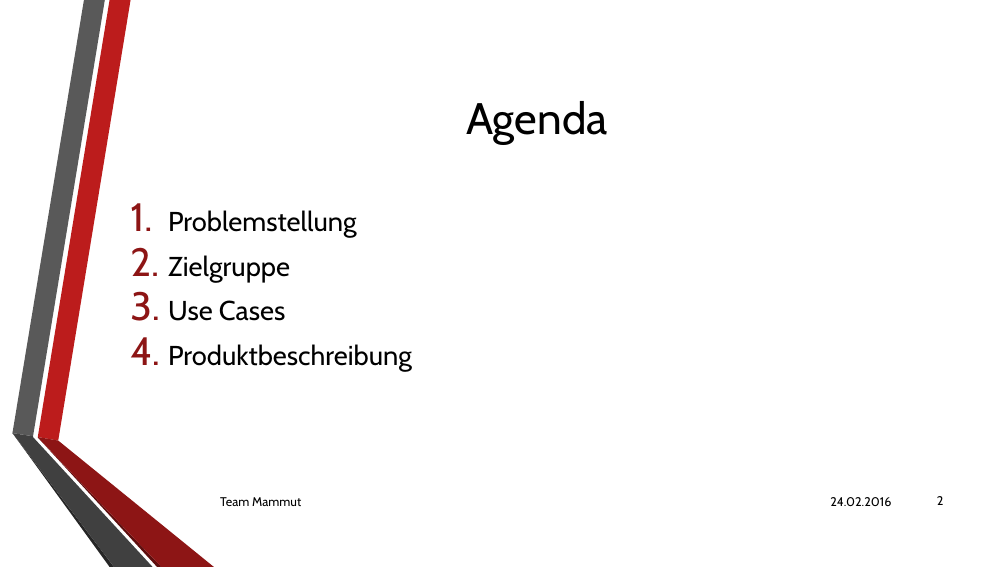
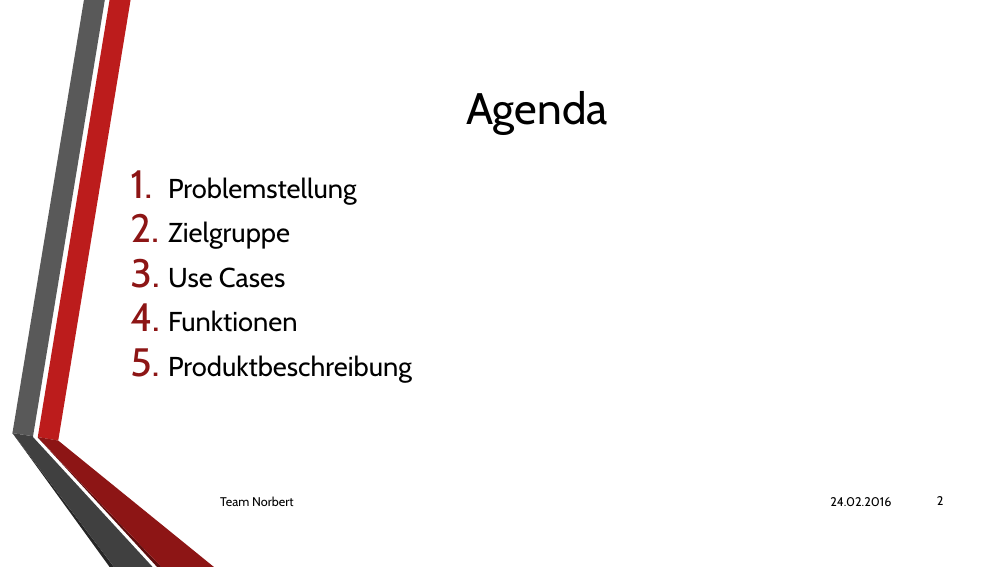
Before and after one commit to Pfeifenjoy/norbert, a slide deck: slide 2 of praesentationens/projektvorstellung/projektvorstellung.pptx. Drawn at 1008x567 pixels with LibreOffice and Linux fonts; fonts in the diff are those of the drawing; background and template pictures are left out. Boxes give left, top, right and bottom in pixels: in the first picture for what was removed or moved away, otherwise in the second. Text is boxed around its words. In the diff, an @@ line names an element or a change of style, - is before the commit and + after.

```diff
--- a/praesentationens/projektvorstellung/projektvorstellung.pptx
+++ b/praesentationens/projektvorstellung/projektvorstellung.pptx
@@ title "Agenda": place and size @@
-title "Agenda" at bbox=[466, 101, 608, 145]
+title "Agenda" at bbox=[466, 91, 608, 135]
@@ text "Problemstellung": place and size @@
-text "Problemstellung" at bbox=[168, 210, 412, 371]
+text "Problemstellung" at bbox=[168, 177, 412, 382]
@@ text at bbox=[168, 310, 297, 332]: paragraph added @@
+4. Funktionen
@@ text at bbox=[220, 496, 293, 506]: text changed @@
-Team Mammut
+Team Norbert
```
Also in this commit, not shown: 6 other slides changed, 1 slide added.
